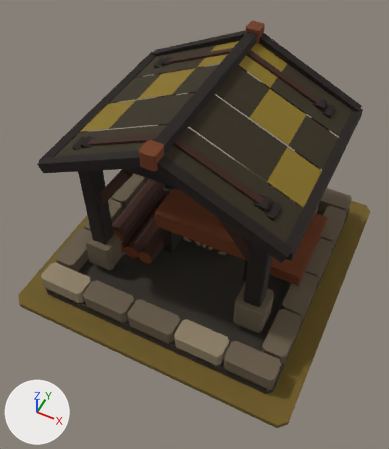
The glTF model art/sawmill_t1/sawmill_t1.glb: old version first, new version second.
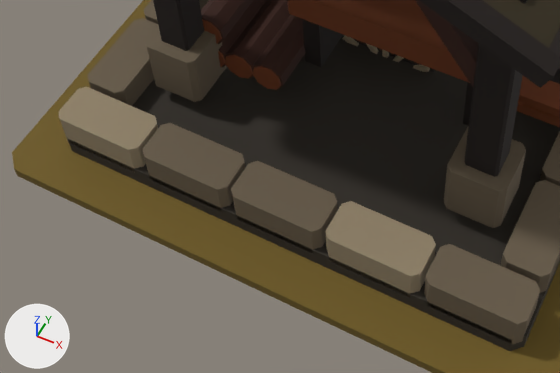
Each version is shown whole from a 50 mm camera at (1.25, -2.73, 3.99) aimed at (-0.01, -0.21, 0.85), then close up on the part from 3% to 75% of the width and 49% to 90% of the height. The lights are fixed; the arrows at lower left show +X, +Y and +Z. The last two pictures show the newer version.

In view in the first close-up: 'MMR | sawmill | T01 Architecture.001', 'MMR | sawmill | T01 Saw Blade.001', 'MMR | sawmill | Tier 01 Ground.001'.
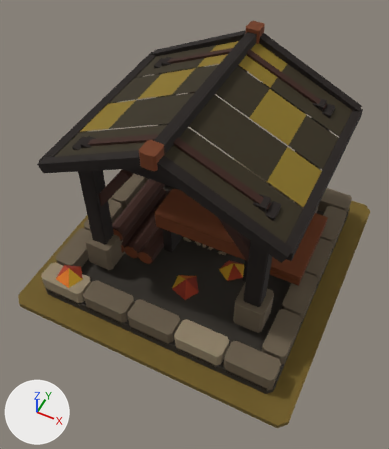
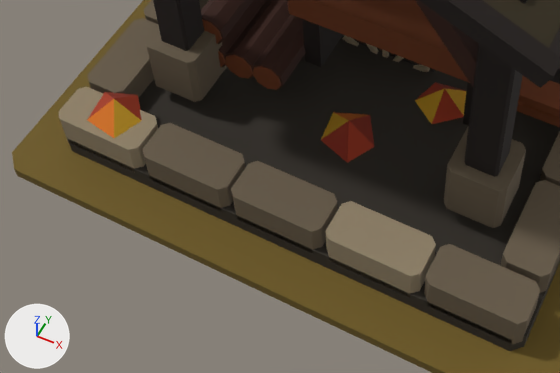
Boxes (x1, y1, x2, y2) around the edits, measured in the close-ups (560 x 373 px):
'MMR | sawmill | T01 Autumn Dressing.001', added: after (87, 82, 466, 163)

The change, as a list of edits to the scene's bpy script:
```text
Add me_mmr___sawmill___t01_autumn_dressing_001:
    me_mmr___sawmill___t01_autumn_dressing_001.from_pydata(...)  # 30 vertices, 25 faces; spans x -0.89..0.44, y -0.99..0.83, z 0.08..0.32
    me_mmr___sawmill___t01_autumn_dressing_001.materials.append(mat_mmr___shared_palette_atlas)  # picture img_mmr_shared_color_palette_64
Add ob_mmr___sawmill___t01_autumn_dressing_001:
    ob_mmr___sawmill___t01_autumn_dressing_001 = bpy.data.objects.new('MMR | sawmill | T01 Autumn Dressing.001', me_mmr___sawmill___t01_autumn_dressing_001)
    ob_mmr___sawmill___t01_autumn_dressing_001.location = (0.0, 0.0, 0.292)
```
